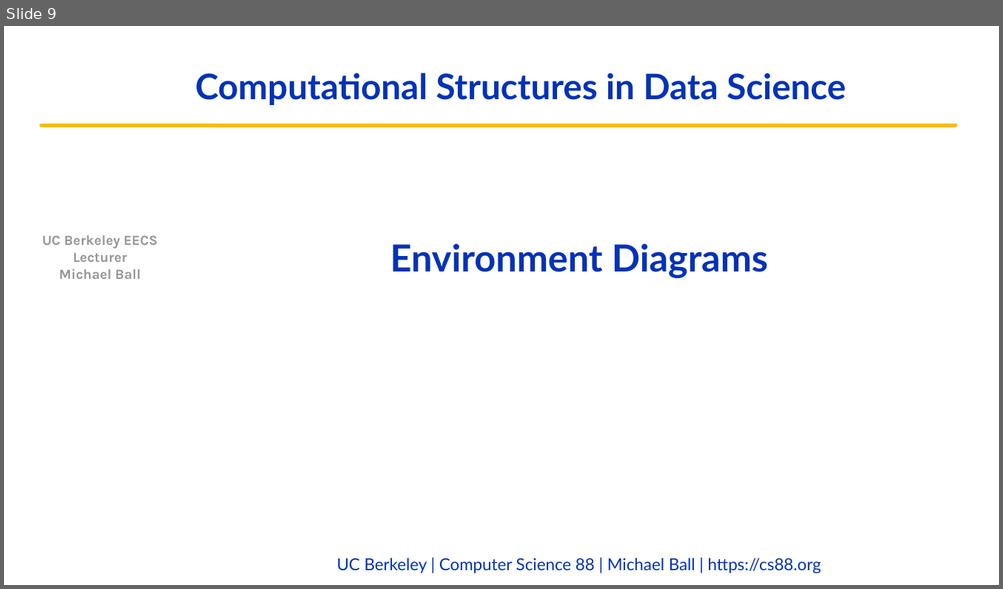
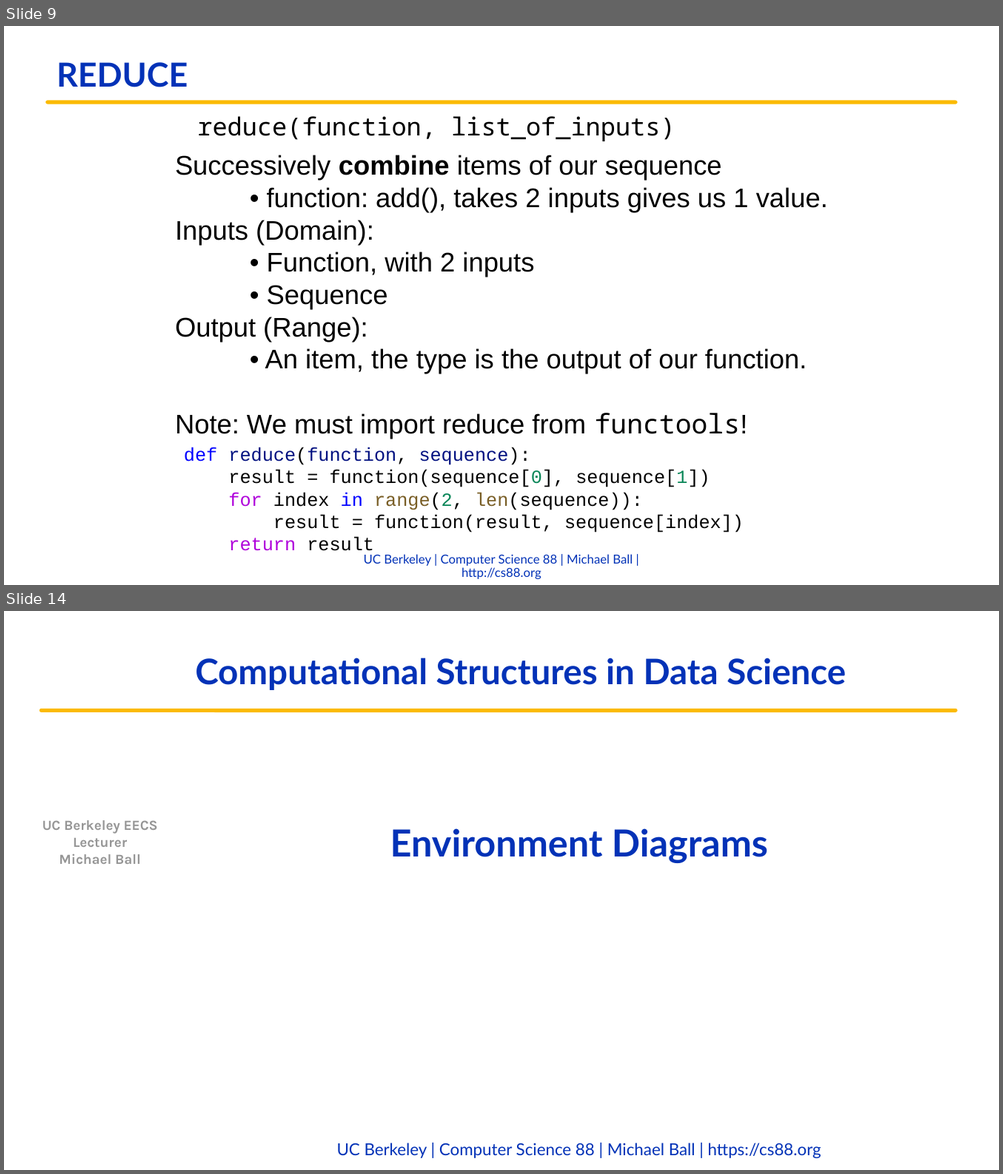
Before and after one commit to cs88-website/fa22, a slide deck: assets/slides/fa22/07-HOFs_Environments.pptx. Shown one above the other, each under a label of ours: slide 9 before the commit, slides 9 and 14 after it; the slides between them are not shown. The pictures are 1003x589 and 1003x1174 pixels, drawn with LibreOffice and Linux fonts; fonts in the diff are those of the drawing; background and template pictures are left out. Boxes give left, top, right and bottom in pixels: in the first picture for what was removed or moved away, otherwise in the second. Text is boxed around its words. In the diff, an @@ line names an element or a change of style, - is before the commit and + after.

```diff
--- a/assets/slides/fa22/07-HOFs_Environments.pptx
+++ b/assets/slides/fa22/07-HOFs_Environments.pptx
@@ slide 9 added at bbox=[4, 26, 999, 585], background #FFFFFF @@
@@ text added at bbox=[57, 62, 188, 87], 32 pt, text #0332B7, bold @@
+REDUCE
@@ freeform shape added at bbox=[47, 102, 956, 102], outline #FBBA03 3.75 pt @@
@@ text added at bbox=[197, 116, 675, 141], 24 pt, text #000000 @@
+reduce(function, list_of_inputs)
@@ text added at bbox=[175, 155, 828, 439], 26 pt, text #000000 @@
+Successively combine items of our sequence
+• function: add(), takes 2 inputs gives us 1 value.
+Inputs (Domain):
+• Function, with 2 inputs
+• Sequence
+Output (Range):
+• An item, the type is the output of our function.
+Note: We must import reduce from functools!
@@ text added at bbox=[184, 448, 743, 557], 18 pt, text #000000 @@
+def reduce(function, sequence):
+result = function(sequence[0], sequence[1])
+for index in range(2, len(sequence)):
+result = function(result, sequence[index])
+return result
@@ text added at bbox=[364, 554, 632, 580], 12 pt, text #0332B7 @@
+UC Berkeley | Computer Science 88 | Michael Ball | http://cs88.org
@@ what was slide 9 is now slide 14 @@
```
Also in this commit, not shown: 4 slides changed, 9 other slides added, 5 slides removed, 5 other files.
